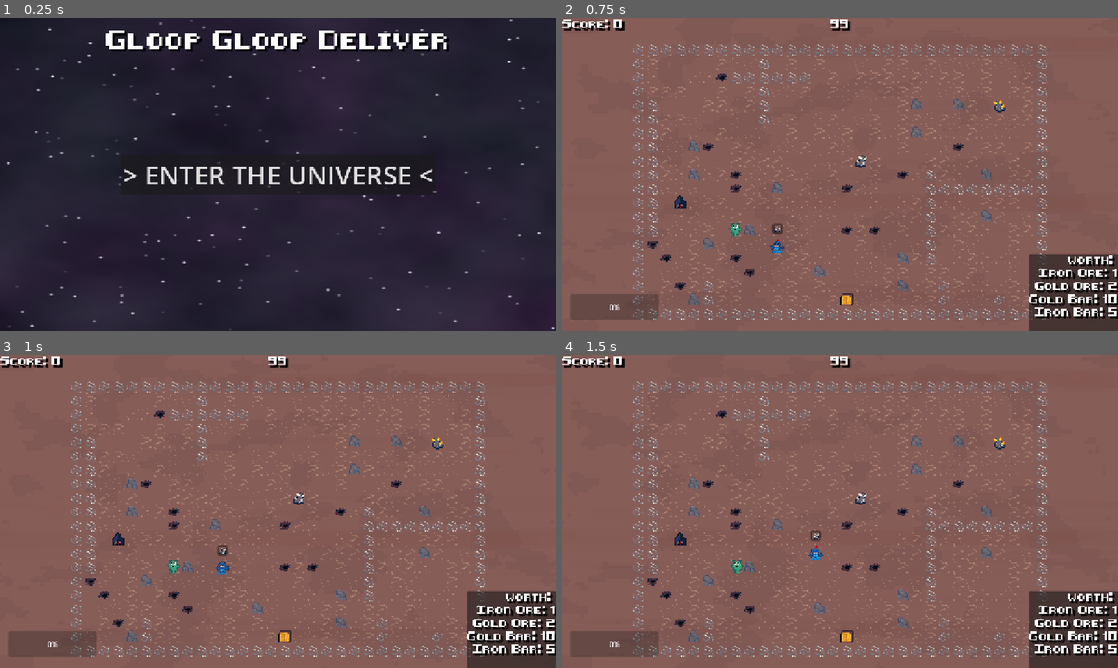
Above: before the commit, frames 1-4 (two rows, left to right).
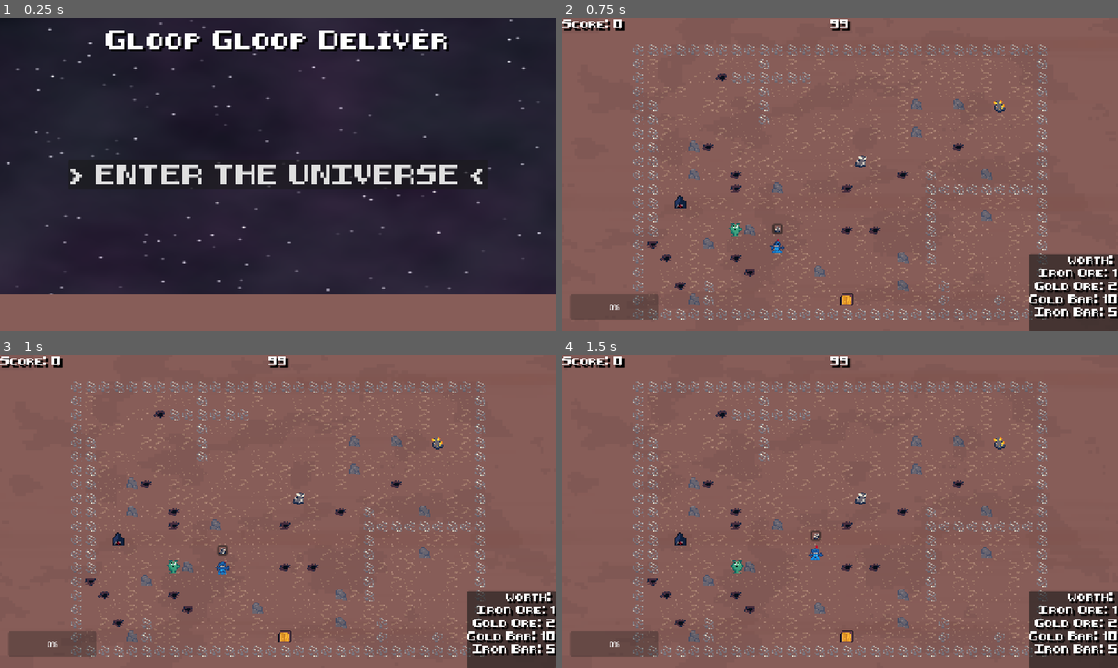
Above: after the commit, the same moments.

Repository: GameAISchool2026members/GloopGloopDelivery
Game: Godot game, scene res://menu/menu.tscn
Two runs of this game, one before a commit and one after it. Both use one fixed random seed, a clock stepped at 60 frames per second and the inputs below.
Inputs (mouse positions are in pixels of both pictures, inside the frame that each line leads up to):
- Up to frame 1 (0.25 s): no input
- Up to frame 2 (0.75 s): click "> ENTER THE UNIVERSE <" at 0.5 s
- Up to frame 3 (1 s): no input
- Up to frame 4 (1.5 s): move the mouse to (962, 495) at 1.27 s; hold D (right) from 1.28 s (still down); tap Space (interact) at 1.35 s; click (962, 495) at 1.42 s

The runs differ from the first frame. In frame 1, 14% of the frame differs, in the area x 0-100%, y 46-100%; in frame 2, nothing differs; in frame 3, nothing differs; in frame 4, nothing differs.

Commit message:
add endscreen

Diff:
--- /dev/null
+++ b/game/end_game.gd
@@ -0,0 +1,32 @@
+extends Control
+
+@export var GUI: Control
+@export var game_manager: GameManager
+@export var score_label: Label
+
+func _on_play_pressed() -> void:
+	var game_scene = load("res://menu/menu.tscn")
+	get_tree().change_scene_to_packed(game_scene)
+
+func _enter_tree() -> void:
+	modulate.a = 0.0
+	visible = false
+
+func trigger_end_screen() -> void:
+	visible = true
+	var tween = create_tween().set_parallel(true)
+
+	if GUI:
+		tween.tween_property(GUI, "modulate:a", 0.0, 0.5)
+
+	tween.tween_property(self, "modulate:a", 1.0, 0.5)
+
+	for child in get_children():
+		if child is Label or child is Button:
+			child.pivot_offset = child.size / 2.0
+			child.scale = Vector2.ZERO
+			tween.tween_property(child, "scale", Vector2.ONE, 0.4)\
+				.set_trans(Tween.TRANS_BACK)\
+				.set_ease(Tween.EASE_OUT)
+
+	score_label.text = "Final Score: " + str(int(game_manager.score))
--- a/game/game.tscn
+++ b/game/game.tscn
@@ -5,6 +5,7 @@
 [ext_resource type="Script" uid="uid://ctek3ueshgrhr" path="res://game/gui.gd" id="2_4fuuu"]
 [ext_resource type="Script" uid="uid://bydlo2gs47d03" path="res://game/objectives_manager.gd" id="2_dxrkv"]
 [ext_resource type="Shader" uid="uid://cttod264npo7d" path="res://game/environment/world_shader.gdshader" id="3_vsp63"]
+[ext_resource type="Script" uid="uid://ov8unn5nqw48" path="res://game/end_game.gd" id="4_b686c"]
 [ext_resource type="Script" uid="uid://b15niow2uxp3x" path="res://items/item.gd" id="4_qf6n1"]
 [ext_resource type="PackedScene" uid="uid://dxv44t1na7jg0" path="res://terrain/terrain.tscn" id="5_u5opy"]
 [ext_resource type="Resource" uid="uid://byf1vmw0qh5t2" path="res://items/iron_ore/iron_ore.tres" id="5_vsp63"]
@@ -33,9 +34,31 @@
 shadow_color = Color(0, 0, 0, 1)
 shadow_offset = Vector2(5, 5)
 
+[sub_resource type="LabelSettings" id="LabelSettings_vsp63"]
+font = ExtResource("1_l1rk1")
+font_size = 36
+shadow_size = 2
+shadow_color = Color(0, 0, 0, 1)
+shadow_offset = Vector2(5, 5)
+
+[sub_resource type="LabelSettings" id="LabelSettings_b686c"]
+font = ExtResource("1_l1rk1")
+font_size = 32
+shadow_size = 2
+shadow_color = Color(0, 0, 0, 1)
+shadow_offset = Vector2(5, 5)
+
 [node name="Game" type="Node2D" unique_id=1353891694]
 
 [node name="CanvasLayer" type="CanvasLayer" parent="." unique_id=849448451]
+
+[node name="ScreenEffects" type="ColorRect" parent="CanvasLayer" unique_id=168629776]
+material = SubResource("ShaderMaterial_b686c")
+anchors_preset = 15
+anchor_right = 1.0
+anchor_bottom = 1.0
+grow_horizontal = 2
+grow_vertical = 2
 
 [node name="GUI" type="Control" parent="CanvasLayer" unique_id=521750349]
 layout_direction = 1
@@ -46,15 +69,6 @@
 grow_horizontal = 2
 grow_vertical = 2
 script = ExtResource("2_4fuuu")
-
-[node name="ScreenEffects" type="ColorRect" parent="CanvasLayer/GUI" unique_id=168629776]
-material = SubResource("ShaderMaterial_b686c")
-layout_mode = 1
-anchors_preset = 15
-anchor_right = 1.0
-anchor_bottom = 1.0
-grow_horizontal = 2
-grow_vertical = 2
 
 [node name="Score" type="Label" parent="CanvasLayer/GUI" unique_id=1806668851]
 layout_mode = 1
@@ -101,7 +115,79 @@
 offset_right = 222.0
 offset_bottom = 695.0
 
-[node name="GameManager" type="Node2D" parent="." unique_id=385739205 node_paths=PackedStringArray("human_player", "robot_player", "terrain", "objectives_manager")]
+[node name="EndGame" type="Control" parent="CanvasLayer" unique_id=1028935202 node_paths=PackedStringArray("GUI", "game_manager", "score_label")]
+layout_mode = 3
+anchors_preset = 15
+anchor_right = 1.0
+anchor_bottom = 1.0
+grow_horizontal = 2
+grow_vertical = 2
+script = ExtResource("4_b686c")
+GUI = NodePath("../GUI")
+game_manager = NodePath("../../GameManager")
+score_label = NodePath("FinalScore")
+
+[node name="ColorRect" type="ColorRect" parent="CanvasLayer/EndGame" unique_id=1212494621]
+layout_mode = 1
+anchors_preset = 15
+anchor_right = 1.0
+anchor_bottom = 1.0
+grow_horizontal = 2
+grow_vertical = 2
+color = Color(0, 0, 0, 0.40784314)
+
+[node name="Title" type="Label" parent="CanvasLayer/EndGame" unique_id=1394017215]
+layout_mode = 1
+anchors_preset = 5
+anchor_left = 0.5
+anchor_right = 0.5
+offset_left = -396.0
+offset_top = 100.0
+offset_right = 396.0
+offset_bottom = 159.0
+grow_horizontal = 2
+text = "GAME OVER"
+label_settings = SubResource("LabelSettings_vsp63")
+horizontal_alignment = 1
+
+[node name="HBoxContainer" type="HBoxContainer" parent="CanvasLayer/EndGame" unique_id=1544225251]
+layout_mode = 1
+anchors_preset = 8
+anchor_left = 0.5
+anchor_top = 0.5
+anchor_right = 0.5
+anchor_bottom = 0.5
+offset_left = -20.0
+offset_top = -20.0
+offset_right = 20.0
+offset_bottom = 20.0
+grow_horizontal = 2
+grow_vertical = 2
+
+[node name="Menu" type="Button" parent="CanvasLayer/EndGame/HBoxContainer" unique_id=1306775064]
+layout_mode = 2
+theme_override_fonts/font = ExtResource("1_l1rk1")
+theme_override_font_sizes/font_size = 45
+text = "> BACK TO MENU <"
+
+[node name="FinalScore" type="Label" parent="CanvasLayer/EndGame" unique_id=666379784]
+layout_mode = 1
+anchors_preset = 8
+anchor_left = 0.5
+anchor_top = 0.5
+anchor_right = 0.5
+anchor_bottom = 0.5
+offset_left = -396.0
+offset_top = -110.0
+offset_right = 396.0
+offset_bottom = -51.0
+grow_horizontal = 2
+grow_vertical = 2
+text = "Final Score: 1000"
+label_settings = SubResource("LabelSettings_b686c")
+horizontal_alignment = 1
+
+[node name="GameManager" type="Node2D" parent="." unique_id=385739205 node_paths=PackedStringArray("human_player", "robot_player", "terrain", "objectives_manager", "end_screen")]
 script = ExtResource("1_vasa2")
 score_table = Dictionary[ExtResource("4_qf6n1"), int]({
 ExtResource("5_vsp63"): 1,
@@ -113,6 +199,7 @@
 robot_player = NodePath("../Players/RobotPlayer")
 terrain = NodePath("../Environment/Terrain")
 objectives_manager = NodePath("../ObjectivesManager")
+end_screen = NodePath("../CanvasLayer/EndGame")
 
 [node name="ObjectivesManager" type="Node2D" parent="." unique_id=29152518]
 script = ExtResource("2_dxrkv")
@@ -138,3 +225,5 @@
 
 [node name="RobotPlayer" parent="Players" unique_id=274457977 node_paths=PackedStringArray("game_manager") instance=ExtResource("6_u5opy")]
 game_manager = NodePath("../../GameManager")
+
+[connection signal="pressed" from="CanvasLayer/EndGame/HBoxContainer/Menu" to="CanvasLayer/EndGame" method="_on_play_pressed"]
--- a/game/game_manager.gd
+++ b/game/game_manager.gd
@@ -8,7 +8,7 @@
 @export var robot_player : Player
 @export var terrain : Terrain
 @export var objectives_manager : ObjectivesManager
-
+@export var end_screen : Control
 
 var score : float = 0
 var timer : float = 0
@@ -75,6 +75,8 @@
 	state = State.END
 	print("game over")
 
+	end_screen.trigger_end_screen()
+
 	#show end screen?
 
 
--- a/menu/menu.gd
+++ b/menu/menu.gd
@@ -1,6 +1,5 @@
 extends Node2D
 
-@export var game: PackedScene
-
 func _on_play_pressed() -> void:
-	get_tree().change_scene_to_packed(game)
+	var game_scene = load("res://game/game.tscn")
+	get_tree().change_scene_to_packed(game_scene)
--- a/menu/menu.tscn
+++ b/menu/menu.tscn
@@ -3,7 +3,6 @@
 [ext_resource type="Script" uid="uid://xo5wer8uquv3" path="res://menu/menu.gd" id="1_6nwqt"]
 [ext_resource type="Shader" uid="uid://bghbbpxi8x84w" path="res://menu/sky.gdshader" id="1_g18jx"]
 [ext_resource type="FontFile" uid="uid://d1i07hb3kmrks" path="res://assets/font/8-bit-hud.ttf" id="1_j0t7f"]
-[ext_resource type="PackedScene" uid="uid://boul7rc1mdwha" path="res://game/game.tscn" id="2_pbjm4"]
 
 [sub_resource type="ShaderMaterial" id="ShaderMaterial_6nwqt"]
 shader = ExtResource("1_g18jx")
@@ -23,7 +22,6 @@
 
 [node name="Menu" type="Node2D" unique_id=5250221]
 script = ExtResource("1_6nwqt")
-game = ExtResource("2_pbjm4")
 
 [node name="Camera2D" type="Camera2D" parent="." unique_id=2114186769]
 
@@ -78,7 +76,18 @@
 
 [node name="Play" type="Button" parent="CanvasLayer/GUI/HBoxContainer" unique_id=1592658290]
 layout_mode = 2
-theme_override_font_sizes/font_size = 60
+theme_override_fonts/font = ExtResource("1_j0t7f")
+theme_override_font_sizes/font_size = 36
 text = "> ENTER THE UNIVERSE <"
 
+[node name="ColorRect" type="ColorRect" parent="CanvasLayer" unique_id=308281996]
+anchors_preset = 12
+anchor_top = 1.0
+anchor_right = 1.0
+anchor_bottom = 1.0
+offset_top = -83.0
+grow_horizontal = 2
+grow_vertical = 0
+color = Color(0.5294118, 0.3647059, 0.34509805, 1)
+
 [connection signal="pressed" from="CanvasLayer/GUI/HBoxContainer/Play" to="." method="_on_play_pressed"]
--- a/players/player.gd
+++ b/players/player.gd
@@ -21,6 +21,10 @@
 		item_sprite.texture = item.texture
 	else:
 		item_sprite.texture = null
+
+	if game_manager.state == GameManager.State.END:
+		speed = 0
+
 
 func _interact() -> bool:
 	if(touching == null):
--- a/players/robot/robot_player.gd
+++ b/players/robot/robot_player.gd
@@ -157,13 +157,6 @@
 	if sprite:
 		$Panel/PanelContainer/TextureRect.texture = sprite.texture
 
-func _is_objective_valid_target(objective: Node2D) -> bool:
-	return true
-	# TODO: CHECK IF WE NEED RESOURCE OR IF RESOURCE IS READY (e.g. FURNACE)
-	if objective.has_method("is_available") and not objective.is_available():
-		return false
-	return true
-
 func _on_player_interacted(item : Item) -> void:
 	var source = objectives_manager.get_source_objective_given_item(item)
 	var id = objectives_manager.get_id_given_objective(source)
Not shown, added: game/end_game.gd.uid
